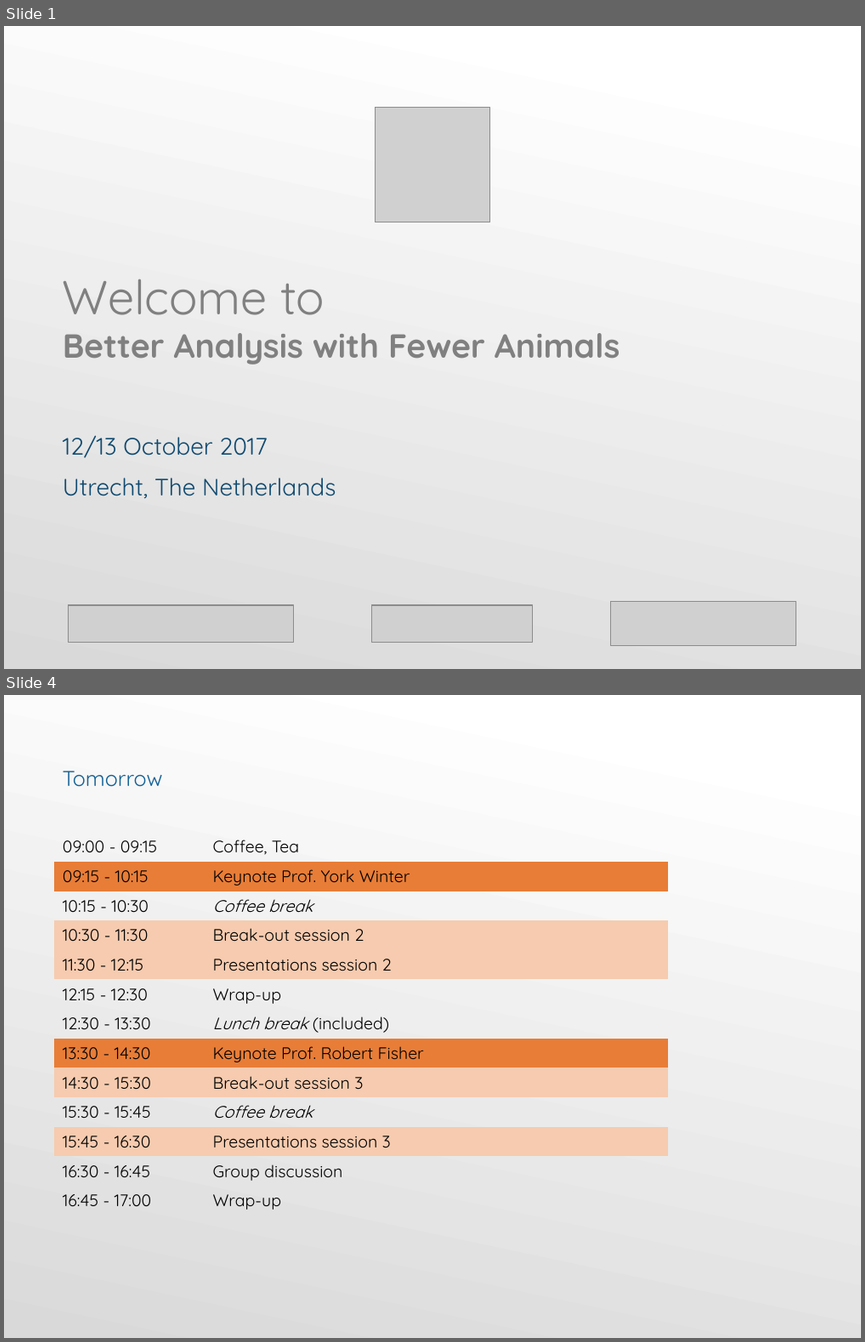
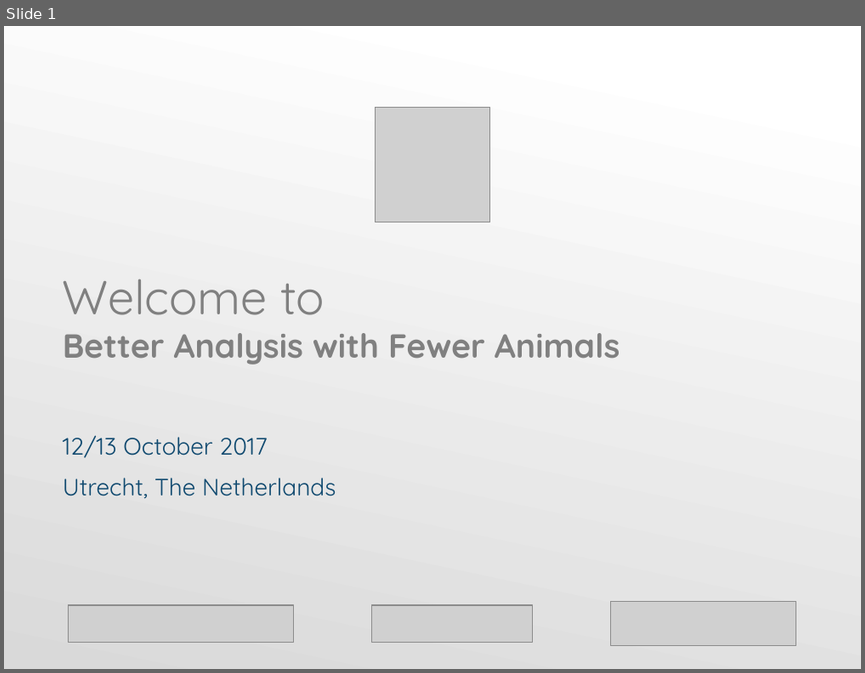
Before and after one commit to bafa2017/bafa2017.github.io, a slide deck: downloads/BAFA_Welcome_Thursday.pptx. Shown one above the other, each under a label of ours: slides 1 and 4 before the commit, slide 1 after it; the slides between them are not shown. The pictures are 865x1342 and 865x673 pixels, drawn with LibreOffice and Linux fonts; fonts in the diff are those of the drawing; grey boxes stand for pictures; background and template pictures are left out. Boxes give left, top, right and bottom in pixels: in the first picture for what was removed or moved away, otherwise in the second. Text is boxed around its words. In the diff, an @@ line names an element or a change of style, - is before the commit and + after.

```diff
--- a/downloads/BAFA_Welcome_Thursday.pptx
+++ b/downloads/BAFA_Welcome_Thursday.pptx
@@ slide 4 removed at <box>4,695,861,1338</box>, background gradient #FFFFFF to #D9D9D9 @@
@@ text removed at <box>63,771,163,787</box> @@
-Tomorrow
@@ table removed at <box>53,832,668,1213</box>, 13 rows, 2 columns @@
-09:00 - 09:15 | Coffee, Tea
-09:15 - 10:15 | Keynote Prof. York Winter
-10:15 - 10:30 | Coffee break
-10:30 - 11:30 | Break-out session 2
-11:30 - 12:15 | Presentations session 2
-12:15 - 12:30 | Wrap-up
-12:30 - 13:30 | Lunch break (included)
-13:30 - 14:30 | Keynote Prof. Robert Fisher
-14:30 - 15:30 | Break-out session 3
-15:30 - 15:45 | Coffee break
-15:45 - 16:30 | Presentations session 3
-16:30 - 16:45 | Group discussion
-16:45 - 17:00 | Wrap-up
```
Also in this commit, not shown: 2 slides changed, 1 slide added, 3 other files.
